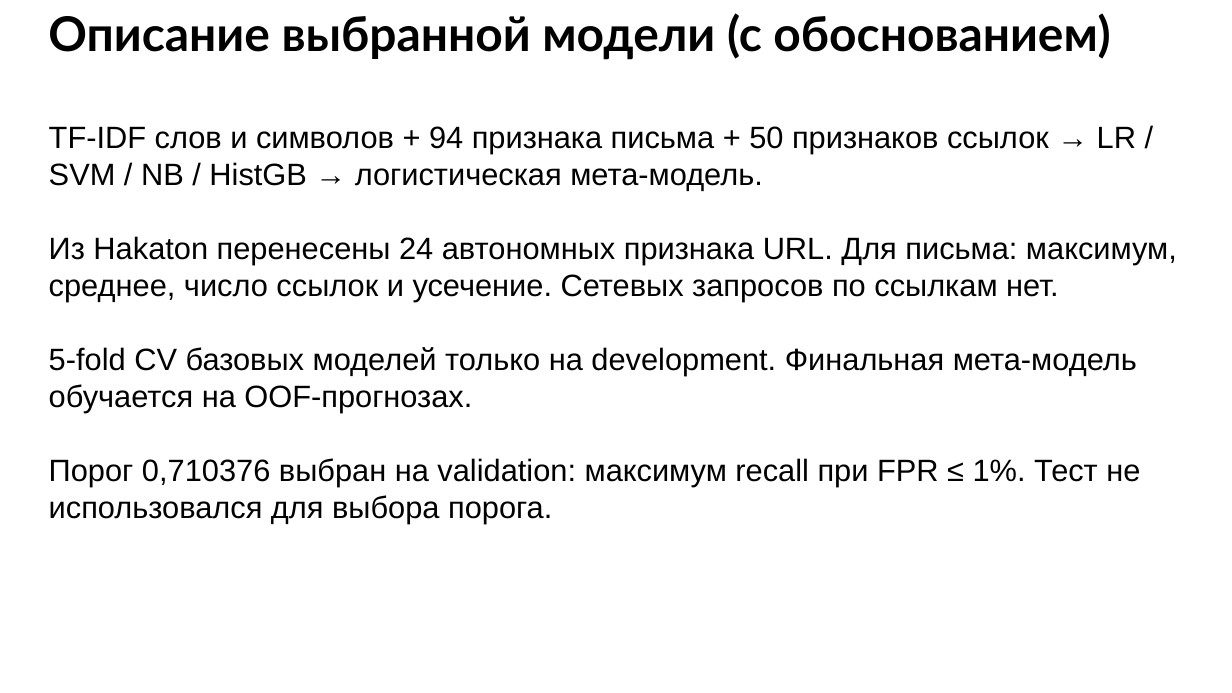
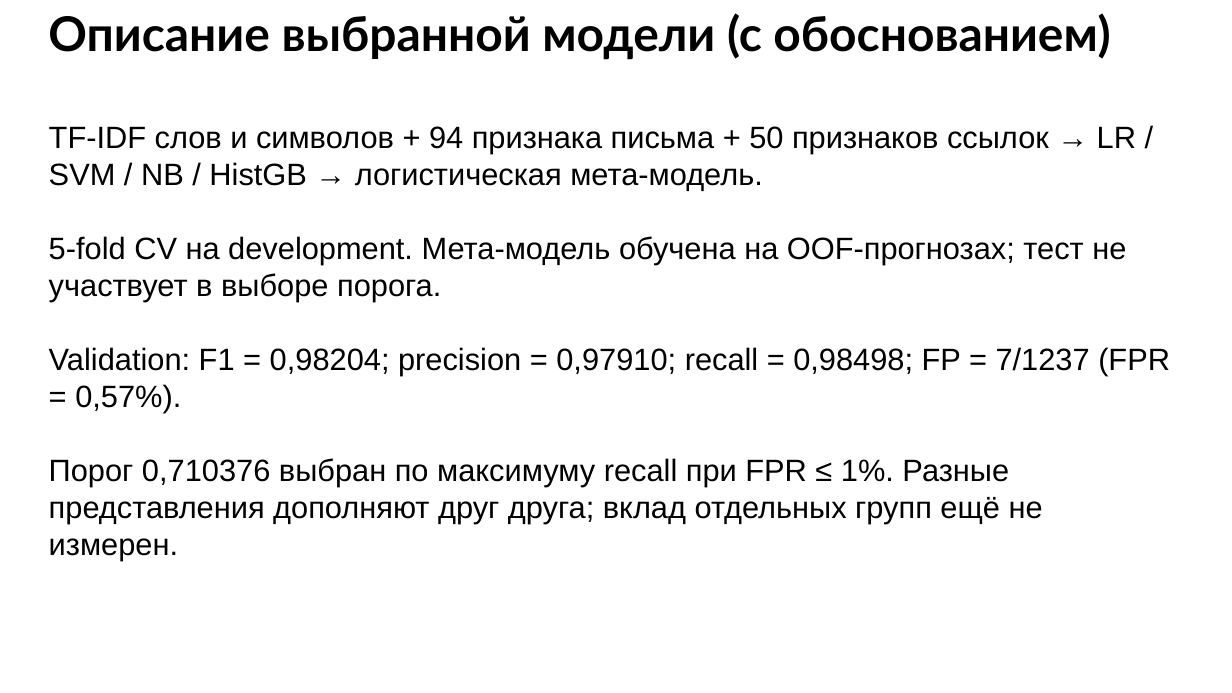
Before and after one commit to Andrey123654/antispam-ml, a slide deck: slide 11 of reports/MKB251-RazhnovAP_Итоговое_задание.pptx. Drawn at 1232x693 pixels with LibreOffice and Linux fonts; fonts in the diff are those of the drawing. Boxes give left, top, right and bottom in pixels: in the first picture for what was removed or moved away, otherwise in the second. Text is boxed around its words. In the diff, an @@ line names an element or a change of style, - is before the commit and + after.

```diff
--- a/reports/MKB251-RazhnovAP_Итоговое_задание.pptx
+++ b/reports/MKB251-RazhnovAP_Итоговое_задание.pptx
@@ text at [49, 236, 1170, 560]: text changed @@
-Из Hakaton перенесены 24 автономных признака URL. Для письма: максимум, среднее, число ссылок и усечение. Сетевых запросов по ссылкам нет.
-5-fold CV базовых моделей только на development. Финальная мета-модель обучается на OOF-прогнозах.
-Порог 0,710376 выбран на validation: максимум recall при FPR ≤ 1%. Тест не использовался для выбора порога.
+5-fold CV на development. Мета-модель обучена на OOF-прогнозах; тест не участвует в выборе порога.
+Validation: F1 = 0,98204; precision = 0,97910; recall = 0,98498; FP = 7/1237 (FPR = 0,57%).
+Порог 0,710376 выбран по максимуму recall при FPR ≤ 1%. Разные представления дополняют друг друга; вклад отдельных групп ещё не измерен.
```
Also in this commit, not shown: 10 other slides changed, 3 other files.
